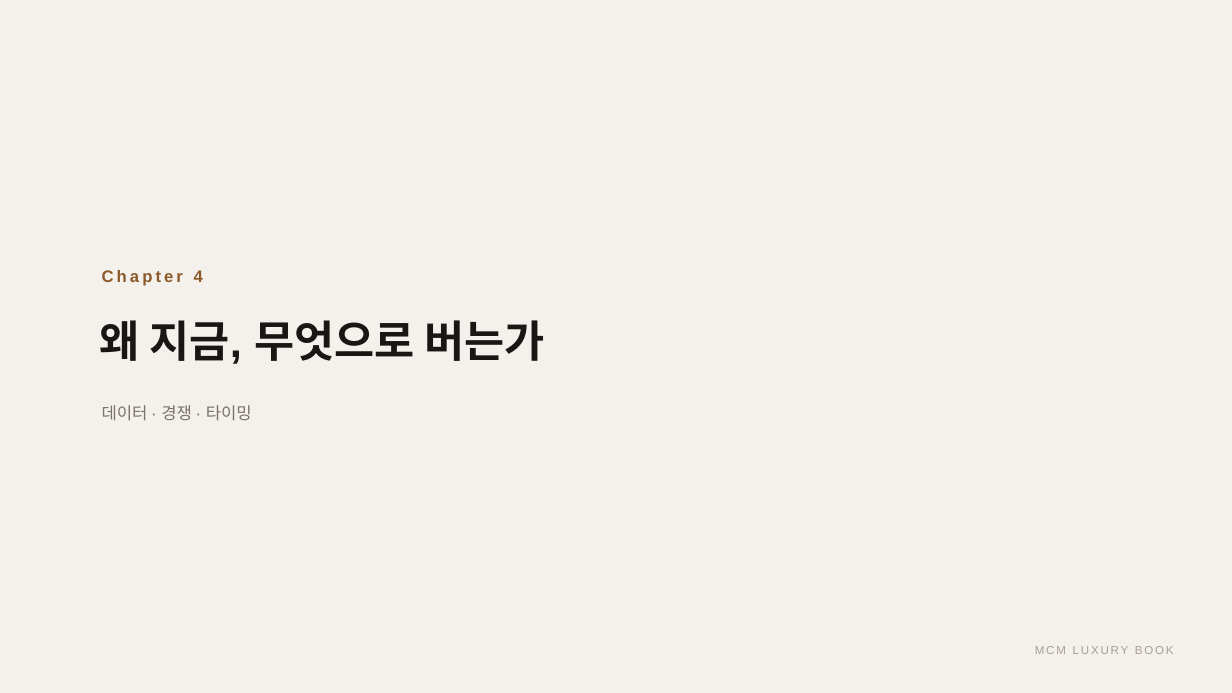
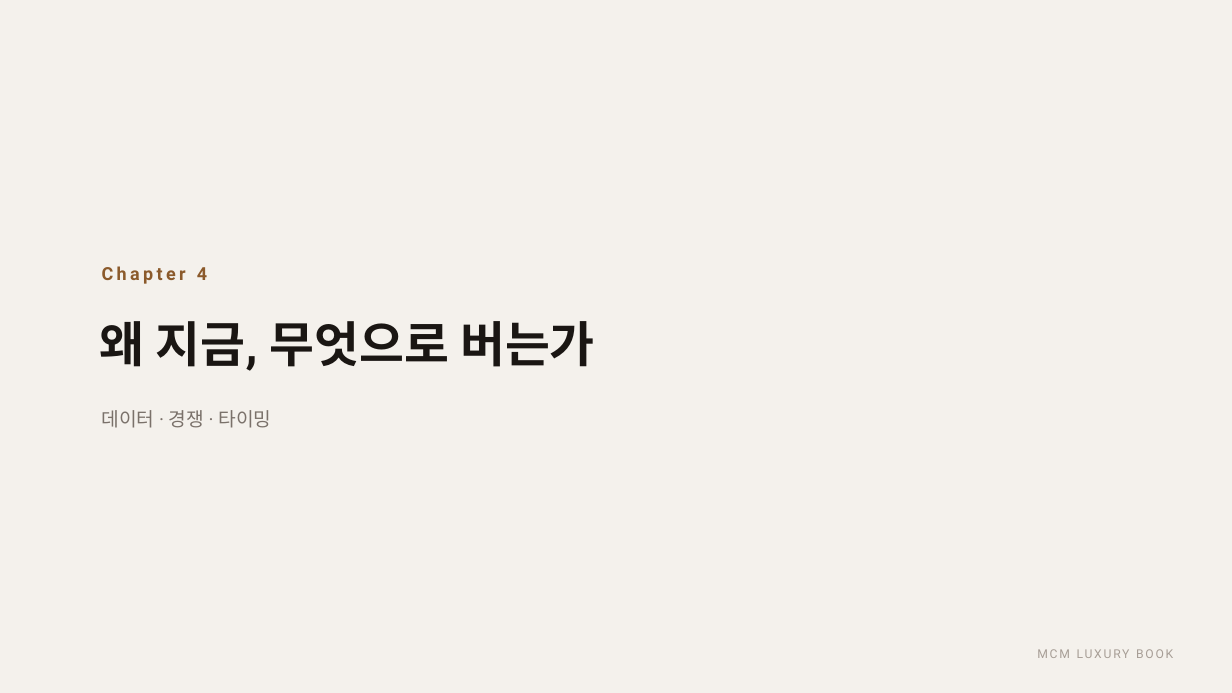
Before and after one commit to elominatedCloud/likeGonzi, a slide deck: slide 17 of docs/ir/MCM_Luxury_Book_IR.pptx (slide 14 before the commit). Drawn at 1232x693 pixels with LibreOffice and Linux fonts; fonts in the diff are those of the drawing. Boxes give left, top, right and bottom in pixels: in the first picture for what was removed or moved away, otherwise in the second. Text is boxed around its words. In the diff, an @@ line names an element or a change of style, - is before the commit and + after.

```diff
--- a/docs/ir/MCM_Luxury_Book_IR.pptx
+++ b/docs/ir/MCM_Luxury_Book_IR.pptx
@@ text "Chapter 4" at [102,266,207,284]: size 13 to 14 pt, font Arial to Roboto, letter spacing 2.4 to 2.6 pt @@
@@ text "왜 지금, 무엇으로 버는가" at [100,321,595,371]: size 34 to 38 pt, font Arial to Roboto @@
@@ text "데이터 · 경쟁 · 타이밍" at [102,410,271,428]: size 13 to 15 pt, font Arial to Roboto @@
@@ text "MCM LUXURY BOOK" at [1037,649,1173,658]: size 9 to 9.5 pt, font Arial to Roboto @@
```
Also in this commit, not shown: 12 other slides changed, 9 slides added, 6 slides removed, 5 other files.
